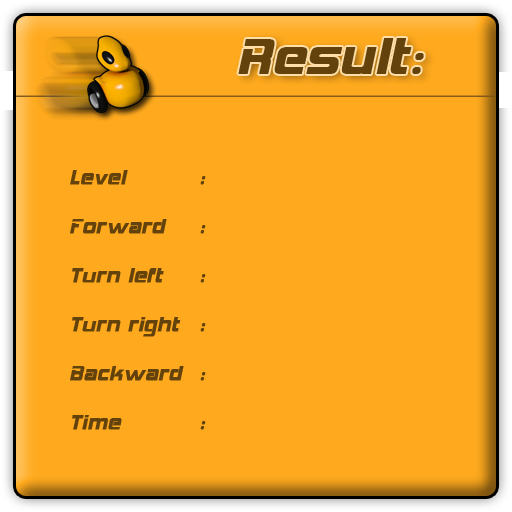
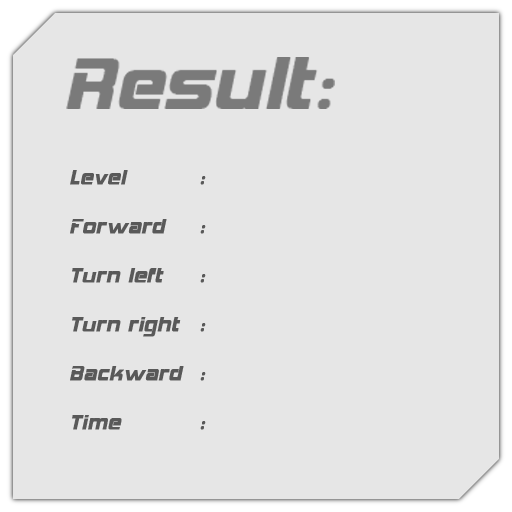
Comparing the layer stacks of the two 512x512 images. Changes:
hid "Layer 1" over [86, 34, 158, 122]
hid "Layer 2" over [35, 36, 156, 122]
"Result:": opacity 61% → 47%, painted on it over [66, 38, 424, 109]
added layer "Layer 8 copy" above "Layer 8" over [13, 13, 499, 499]
added layer "Layer 8" above "Layer 3" over [6, 6, 506, 506]
hid "Shape 2 copy" over [3, 3, 509, 509]
